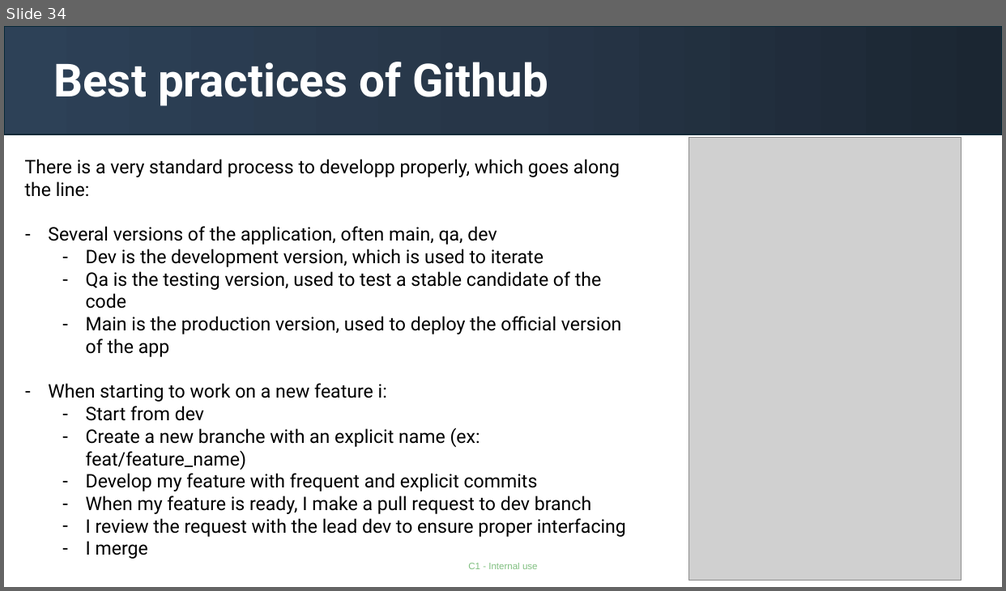
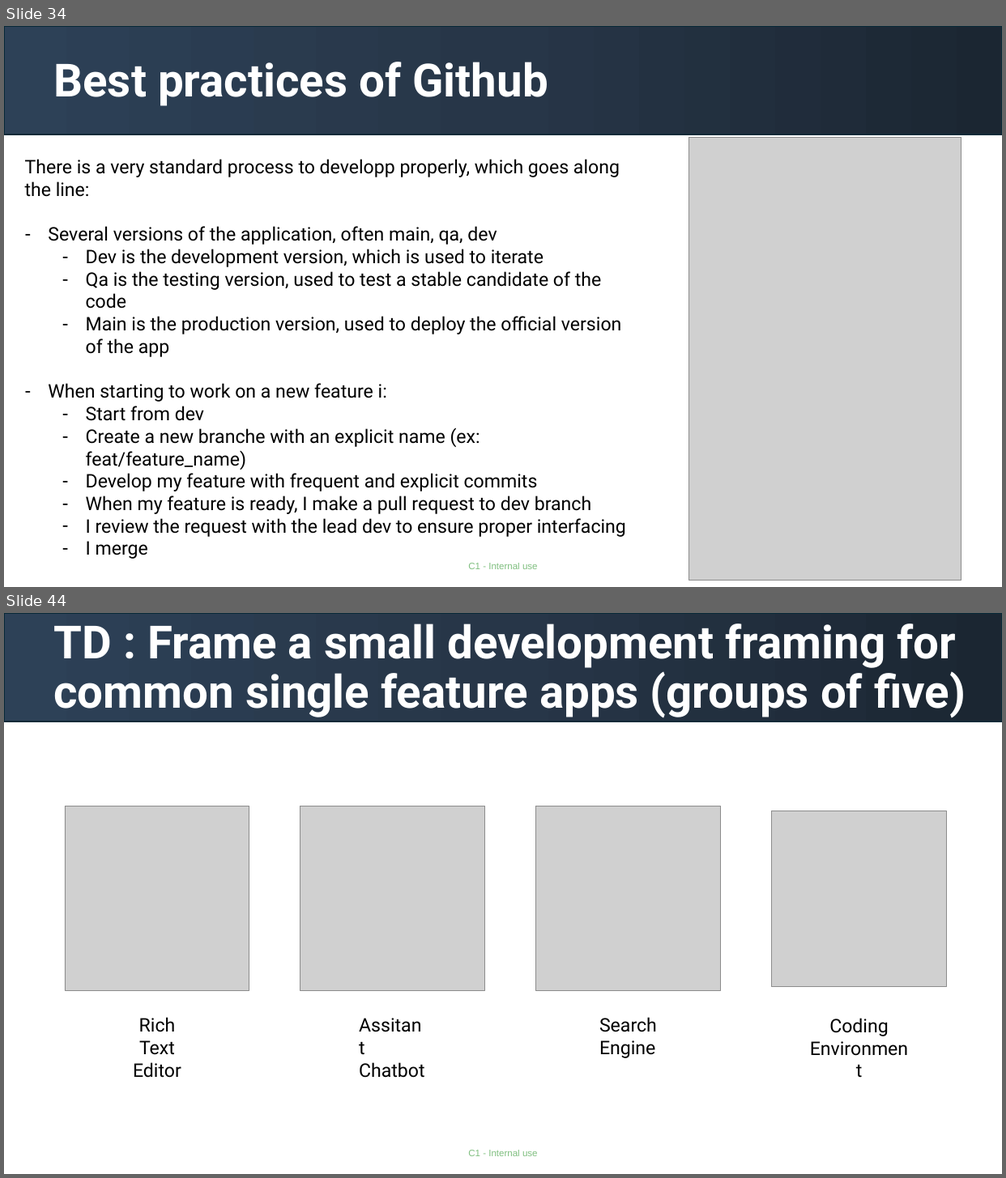
Before and after one commit to gabrielolympie/PythonForFinance, a slide deck: presentations/1.Introduction.pptx. Shown one above the other, each under a label of ours: slide 34 before the commit, slides 34 and 44 after it; the slides between them are not shown. The pictures are 1006x591 and 1006x1178 pixels, drawn with LibreOffice and Linux fonts; fonts in the diff are those of the drawing; grey boxes stand for pictures. Boxes give left, top, right and bottom in pixels: in the first picture for what was removed or moved away, otherwise in the second. Text is boxed around its words. In the diff, an @@ line names an element or a change of style, - is before the commit and + after.

```diff
--- a/presentations/1.Introduction.pptx
+++ b/presentations/1.Introduction.pptx
@@ slide 44 added at <box>4,613,1002,1174</box>, background #FFFFFF; not listed: 1 template element that a slide beside it also shows @@
@@ rectangle added at <box>4,613,1002,722</box>, fill gradient #1B2633 to #273749 to #2E4157, outline #092A39 1.5 pt @@
@@ title added at <box>53,624,965,718</box>, 44 pt, text #FFFFFF, bold @@
+TD : Frame a small development framing for common single feature apps (groups of five)
@@ picture added at <box>65,806,249,991</box> @@
@@ picture added at <box>300,806,485,991</box> @@
@@ picture added at <box>536,806,721,991</box> @@
@@ picture added at <box>771,811,947,986</box> @@
@@ text added at <box>133,1017,181,1078</box>, 18 pt, text #000000 @@
+Rich
+Text Editor
@@ text added at <box>599,1017,657,1059</box>, 18 pt, text #000000 @@
+Search
+Engine
@@ text added at <box>829,1018,889,1037</box>, 18 pt, text #000000 @@
+Coding
+Environment
@@ text added at <box>359,1063,424,1078</box>, 18 pt, text #000000 @@
+Assitant
+Chatbot
```
Also in this commit, not shown: 1 slide changed, 10 other slides added, 1 slide removed, 2 other files.
